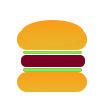
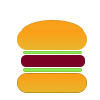
Layers edited between the first and the second w=100, h=100 image:
moved "Rounded Rectangle 1" above "Rounded Rectangle 2", painted on it over bbox(17, 72, 87, 93)
moved "Rounded Rectangle 2" above "Ellipse 1", painted on it over bbox(21, 29, 84, 46)
painted on "Ellipse 1" over bbox(21, 20, 84, 46)
